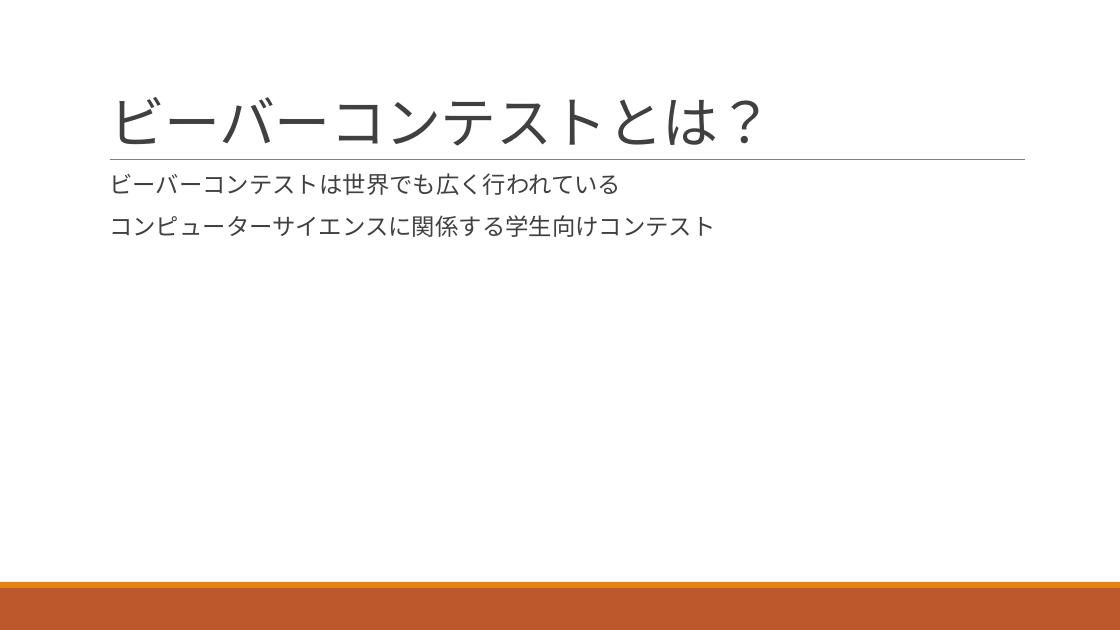
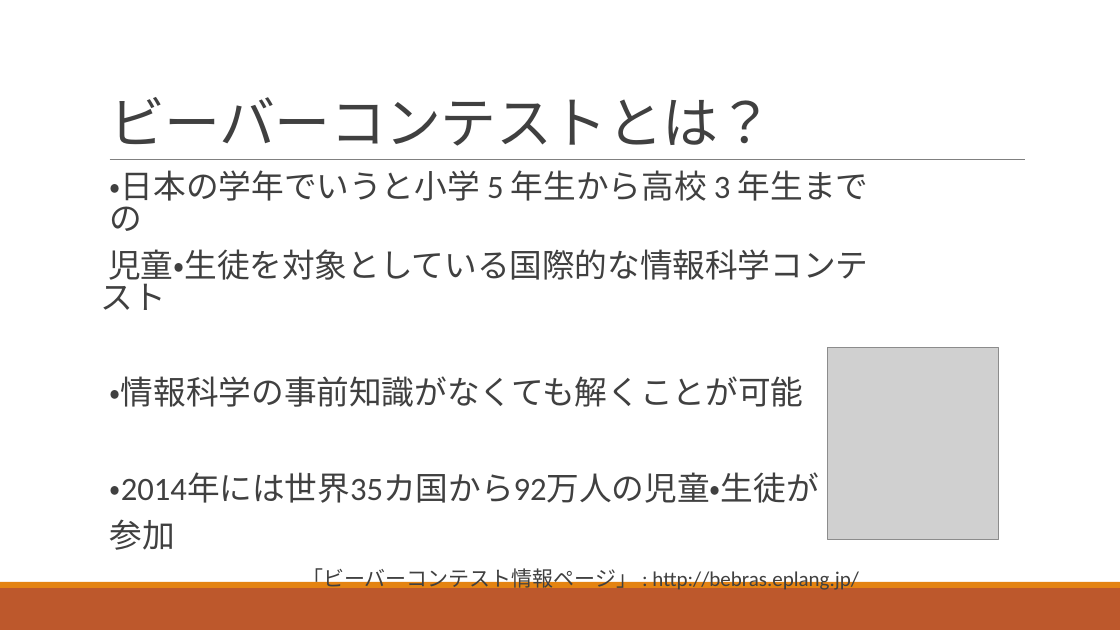
Before and after one commit to BebrasTeam/Bebras-Share, a slide deck: slide 3 of 中間発表/ビーバー中間発表.pptx. Drawn at 1120x630 pixels with LibreOffice and Linux fonts; fonts in the diff are those of the drawing; grey boxes stand for pictures. Boxes give left, top, right and bottom in pixels: in the first picture for what was removed or moved away, otherwise in the second. Text is boxed around its words. In the diff, an @@ line names an element or a change of style, - is before the commit and + after.

```diff
--- a/中間発表/ビーバー中間発表.pptx
+++ b/中間発表/ビーバー中間発表.pptx
@@ text at (101, 170, 869, 593): text changed; size 20 to 28 pt @@
-  ビーバーコンテストは世界でも広く行われている
-  コンピューターサイエンスに関係する学生向けコンテスト
+  ・日本の学年でいうと小学 5 年生から高校 3 年生までの
+児童・生徒を対象としている国際的な情報科学コンテスト
+  ・情報科学の事前知識がなくても解くことが可能
+  ・2014年には世界35カ国から92万人の児童・生徒が
+  参加
+  「ビーバーコンテスト情報ページ」 : http://bebras.eplang.jp/
@@ picture added at (828, 347, 999, 539) @@
```
Also in this commit, not shown: 2 other slides changed, 5 other files.
